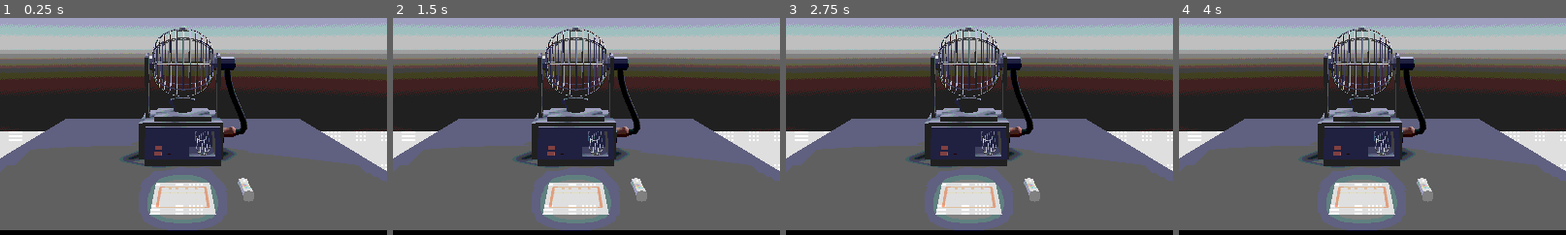
Above: before the commit, frames 1-4 (left to right).
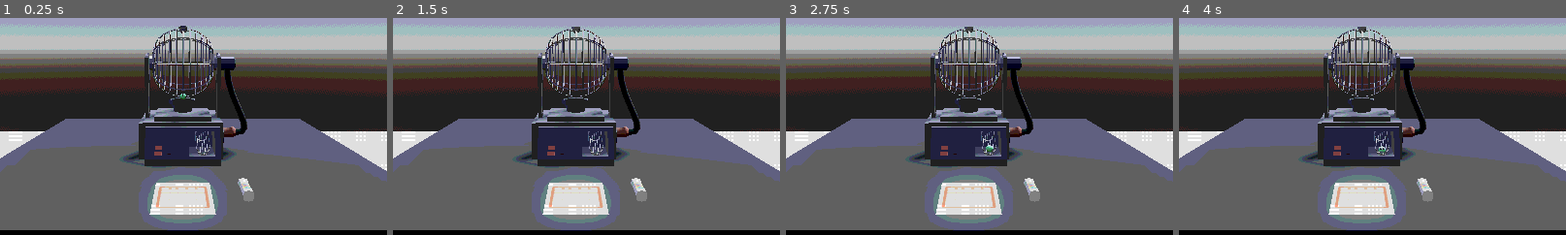
Above: after the commit, the same moments.

Repository: noahpete/bingo
Game: Godot game, scene res://scenes/main/main.tscn
Two runs of this game, one before a commit and one after it. Both use one fixed random seed, a clock stepped at 60 frames per second and the inputs below.
Inputs (mouse positions are % of the whole screen's width and height, from its top left):
- Up to frame 1 (0.25 s): no input
- Up to frame 2 (1.5 s): tap Enter at 0.5 s; move the mouse to (72, 45) at 0.52 s; click (72, 45) at 0.67 s; tap Space at 1.25 s; move the mouse to (30, 55) at 1.27 s; click (30, 55) at 1.42 s
- Up to frame 3 (2.75 s): tap Enter at 2 s; move the mouse to (60, 28) at 2.02 s; click (60, 28) at 2.17 s
- Up to frame 4 (4 s): move the mouse to (45, 70) at 2.77 s; click (45, 70) at 2.92 s; tap Space at 3.5 s; move the mouse to (80, 65) at 3.52 s; click (80, 65) at 3.67 s
The pictures show only the part of the screen within x 26-76%, y 35-85%; the shares and areas given below are measured in that part.

The runs differ from the first frame. In frame 1, less than 0.1% of the frame differs, in the area x 46-49%, y 3-38%; in frame 2, less than 0.1%; in frame 3, less than 0.1%, in the area x 46-54%, y 3-62%; in frame 4, less than 0.1%.

Commit message:
Random ball generation

Diff:
--- a/scenes/ball/bingo_ball.gd
+++ b/scenes/ball/bingo_ball.gd
@@ -1,2 +1,10 @@
 extends MeshInstance3D
 class_name BingoBall
+
+@onready var color_rect: ColorRect = $SubViewport/CanvasLayer/ColorRect
+@onready var rich_text_label: RichTextLabel = $SubViewport/CanvasLayer/RichTextLabel
+
+
+func _ready() -> void:
+	color_rect.color = Color(randf(), randf(), randf())
+	rich_text_label.text = str(randi_range(1, 99))
--- a/scenes/ball/bingo_ball.tscn
+++ b/scenes/ball/bingo_ball.tscn
@@ -1,12 +1,18 @@
-[gd_scene load_steps=4 format=3 uid="uid://djsu373ir63s4"]
+[gd_scene load_steps=6 format=3 uid="uid://djsu373ir63s4"]
 
 [ext_resource type="Script" path="res://scenes/ball/bingo_ball.gd" id="1_ljp66"]
+[ext_resource type="Texture2D" uid="uid://0hjypmgt7m3x" path="res://scenes/ball/circle.png" id="2_idgcu"]
 
-[sub_resource type="StandardMaterial3D" id="StandardMaterial3D_huoog"]
+[sub_resource type="ViewportTexture" id="ViewportTexture_wmwj1"]
+viewport_path = NodePath("SubViewport")
+
+[sub_resource type="StandardMaterial3D" id="StandardMaterial3D_o2nfo"]
 resource_local_to_scene = true
+albedo_texture = SubResource("ViewportTexture_wmwj1")
 
 [sub_resource type="SphereMesh" id="SphereMesh_kitkv"]
-material = SubResource("StandardMaterial3D_huoog")
+resource_local_to_scene = true
+material = SubResource("StandardMaterial3D_o2nfo")
 radius = 0.1
 height = 0.2
 radial_segments = 8
@@ -15,3 +21,33 @@
 [node name="BingoBall" type="MeshInstance3D"]
 mesh = SubResource("SphereMesh_kitkv")
 script = ExtResource("1_ljp66")
+
+[node name="SubViewport" type="SubViewport" parent="."]
+size = Vector2i(64, 64)
+
+[node name="CanvasLayer" type="CanvasLayer" parent="SubViewport"]
+
+[node name="ColorRect" type="ColorRect" parent="SubViewport/CanvasLayer"]
+custom_minimum_size = Vector2(64, 64)
+offset_right = 40.0
+offset_bottom = 40.0
+
+[node name="TextureRect" type="TextureRect" parent="SubViewport/CanvasLayer"]
+offset_left = 20.0
+offset_top = 20.0
+offset_right = 44.0
+offset_bottom = 44.0
+texture = ExtResource("2_idgcu")
+expand_mode = 1
+
+[node name="RichTextLabel" type="RichTextLabel" parent="SubViewport/CanvasLayer"]
+offset_left = 25.0
+offset_top = 25.0
+offset_right = 47.0
+offset_bottom = 51.0
+theme_override_colors/default_color = Color(0, 0, 0, 1)
+theme_override_constants/outline_size = 2
+theme_override_font_sizes/normal_font_size = 12
+text = "77"
+fit_content = true
+autowrap_mode = 0
--- a/scenes/bingo_machine/bingo_machine.tscn
+++ b/scenes/bingo_machine/bingo_machine.tscn
@@ -106,7 +106,7 @@
 "times": PackedFloat32Array(0, 0.266667, 1.5, 3),
 "transitions": PackedFloat32Array(1, 1, 1, 1),
 "update": 0,
-"values": [Vector3(0, 0, 0), Vector3(0, 0, 3.14159), Vector3(0, 0, 0.306497), Vector3(0, 0, 15.708)]
+"values": [Vector3(0, 0, 0), Vector3(0, 0, 3.14159), Vector3(0, -1.5708, 0), Vector3(-11.7408, -1.59698, 0)]
 }
 tracks/3/type = "value"
 tracks/3/imported = false
--- a/scenes/main/main.gd
+++ b/scenes/main/main.gd
@@ -1,2 +1,6 @@
 extends Node
 class_name Main
+
+
+func _ready() -> void:
+	$Entities/BingoMachine/AnimationPlayer.play("dispense")
--- a/scenes/main/main.tscn
+++ b/scenes/main/main.tscn
@@ -168,6 +168,9 @@
 [node name="BingoMachine" parent="Entities" instance=ExtResource("3_t17rl")]
 transform = Transform3D(-4.37114e-09, 0, -0.1, 0, 0.1, 0, 0.1, 0, -4.37114e-09, 0, 0.498174, 0)
 
+[node name="Selector" parent="Entities/BingoMachine/Cage" index="1"]
+transform = Transform3D(1.2, 5.72394e-08, 0, -5.72394e-08, 1.2, 0, 0, 0, 1.2, 4.654e-08, 0.97569, 0)
+
 [node name="Board" parent="Entities" instance=ExtResource("11_8rea3")]
 transform = Transform3D(1, 0, 0, 0, 1, 0, 0, 0, 1, 0, 0.500177, 0.35977)
 
Binary file added: scenes/ball/circle.png
Not shown, added: scenes/ball/circle.png.import
